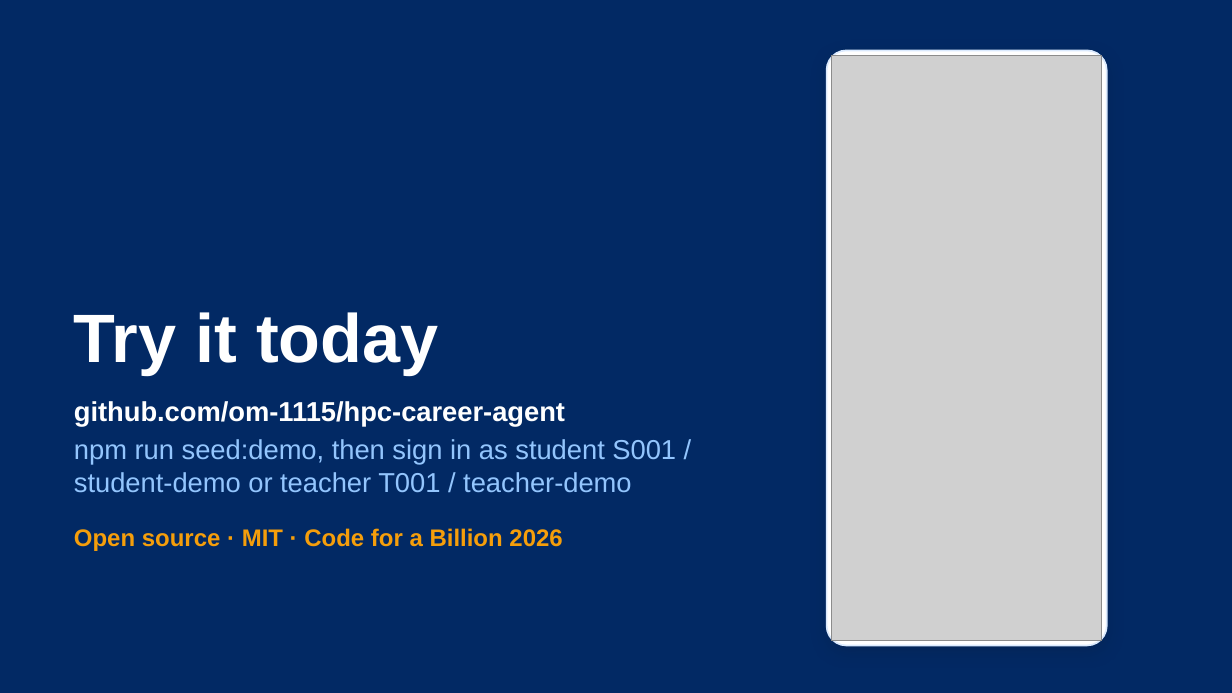
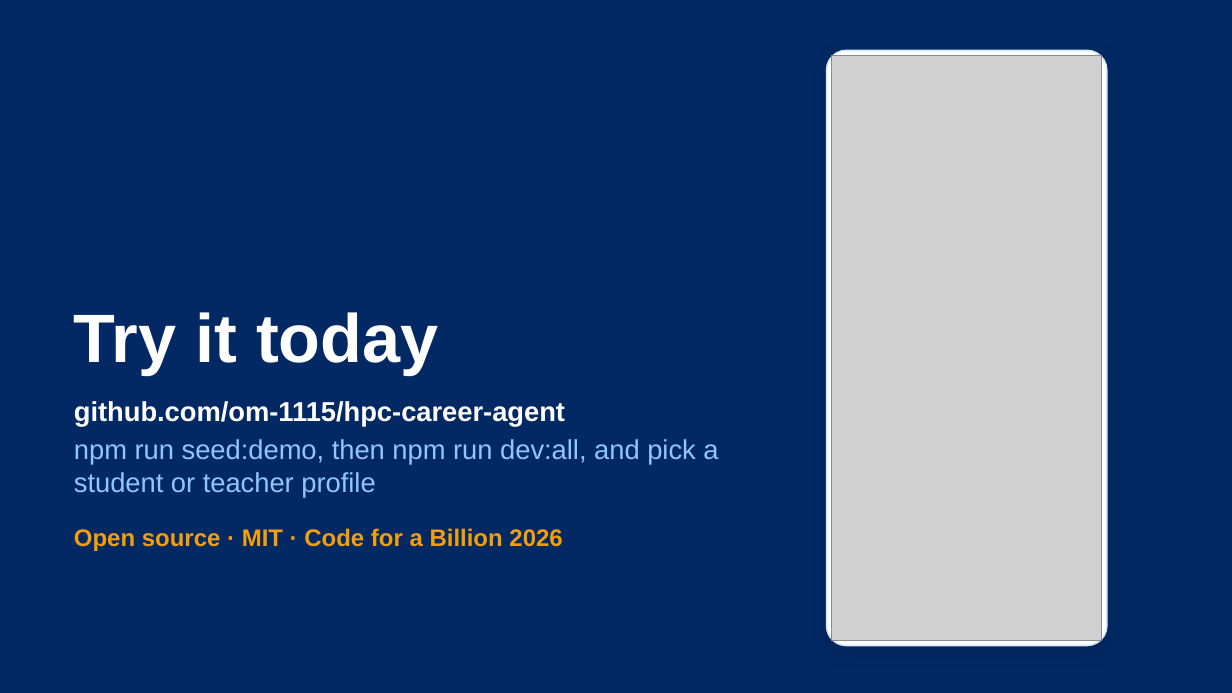
Before and after one commit to om-1115/hpc-career-agent, a slide deck: slide 17 of docs/HPC-Career-Explainer.pptx. Drawn at 1232x693 pixels with LibreOffice and Linux fonts; fonts in the diff are those of the drawing; grey boxes stand for pictures. Boxes give left, top, right and bottom in pixels: in the first picture for what was removed or moved away, otherwise in the second. Text is boxed around its words. In the diff, an @@ line names an element or a change of style, - is before the commit and + after.

```diff
--- a/docs/HPC-Career-Explainer.pptx
+++ b/docs/HPC-Career-Explainer.pptx
@@ text at [74, 439, 718, 498]: text changed @@
-npm run seed:demo, then sign in as student S001 / student-demo or teacher T001 / teacher-demo
+npm run seed:demo, then npm run dev:all, and pick a student or teacher profile
```
Also in this commit, not shown: 2 other slides changed, 15 other files.
